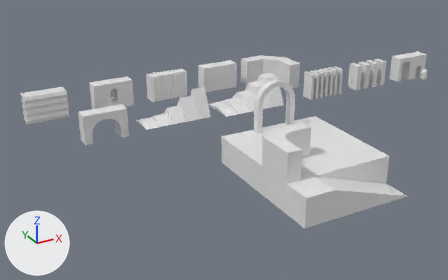
The FBX model Assets/Models/demo.fbx, before and after one commit.
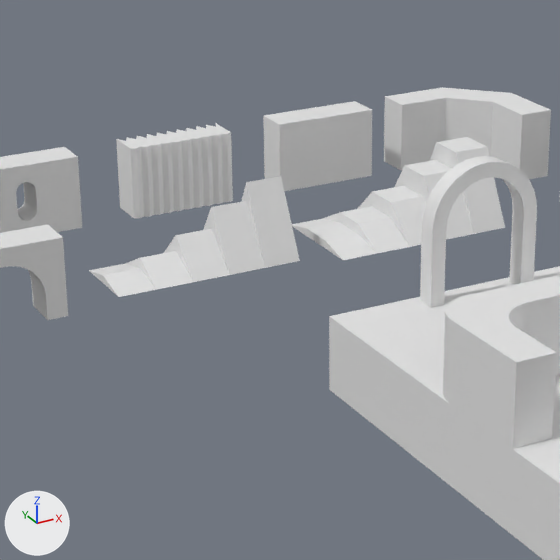
Each version is shown whole from a 50 mm lens placed at (-45.8, -61.5, 34.1), pointed at (-6.7, 9.6, -1.4), then close up on the part from 23% to 68% of the width and 9% to 80% of the height. Arrows for +X, +Y and +Z are at lower left; the lights stay in place. Where no turn or scale is listed for an object, it has been applied to the vertices.

Objects in the first close-up: 'demo_01', 'demo_02', 'demo_03', 'demo_04', 'demo_05', 'demo_09', 'demo_10', 'demo_11', 'demo_doorway_01', 'demo_plane_01', 'demo_ramp_01'.
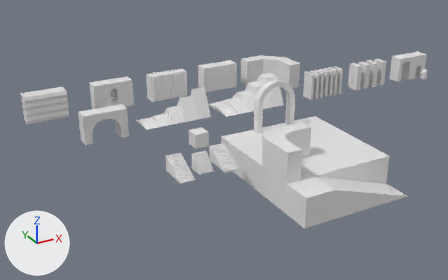
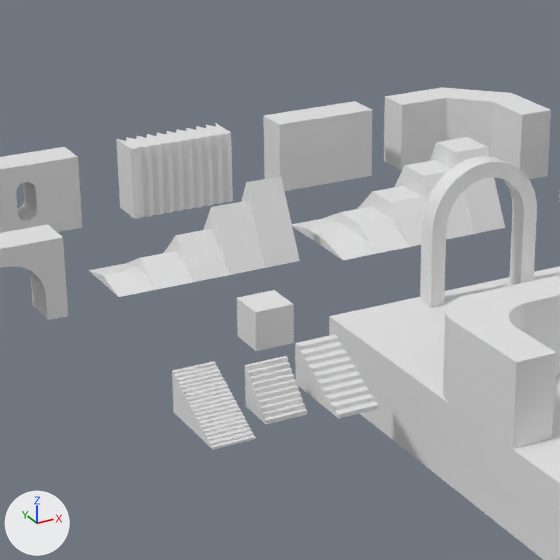
Commit message: Added stairs to Demo scene

Changed parts and their boxes (x1, y1, x2, y2) in the close-ups (560 x 560 px):
'demo_14', added
    after: (172, 361, 256, 449)
'demo_15', added
    after: (295, 334, 379, 419)
'demo_13', added
    after: (245, 356, 307, 424)
'demo_cube', added
    after: (237, 290, 294, 351)

Edits to the bpy script that builds the scene:
```text
Add me_cube_015_1:
    me_cube_015_1.from_pydata(...)  # a box spanning x -1.0..1.0, y -1.0..1.0, z 0.0..2.0
Add me_cube_014_1:
    me_cube_014_1.from_pydata(...)  # 44 vertices, 26 faces; spans x -1.0..1.0, y -2.0..2.0, z 0.0..2.0
Add me_cube:
    me_cube.from_pydata(...)  # 44 vertices, 26 faces; spans x -1.0..1.0, y -1.0..1.0, z 0.0..2.0
Add me_cube_013_1:
    me_cube_013_1.from_pydata(...)  # 88 vertices, 44 faces; spans x -1.0..1.0, y -2.0..2.0, z 0.0..2.0
Add ob_demo_cube:
    ob_demo_cube = bpy.data.objects.new('demo_cube', me_cube_015_1)
    ob_demo_cube.location = (-12.0, 7.0, 0.0)
Add ob_demo_15:
    ob_demo_15 = bpy.data.objects.new('demo_15', me_cube_014_1)
    ob_demo_15.location = (-12.0, 0.0, 0.0)
Add ob_demo_13:
    ob_demo_13 = bpy.data.objects.new('demo_13', me_cube)
    ob_demo_13.location = (-15.0, 0.0, 0.0)
Add ob_demo_14:
    ob_demo_14 = bpy.data.objects.new('demo_14', me_cube_013_1)
    ob_demo_14.location = (-18.0, 0.0, 0.0)
```
